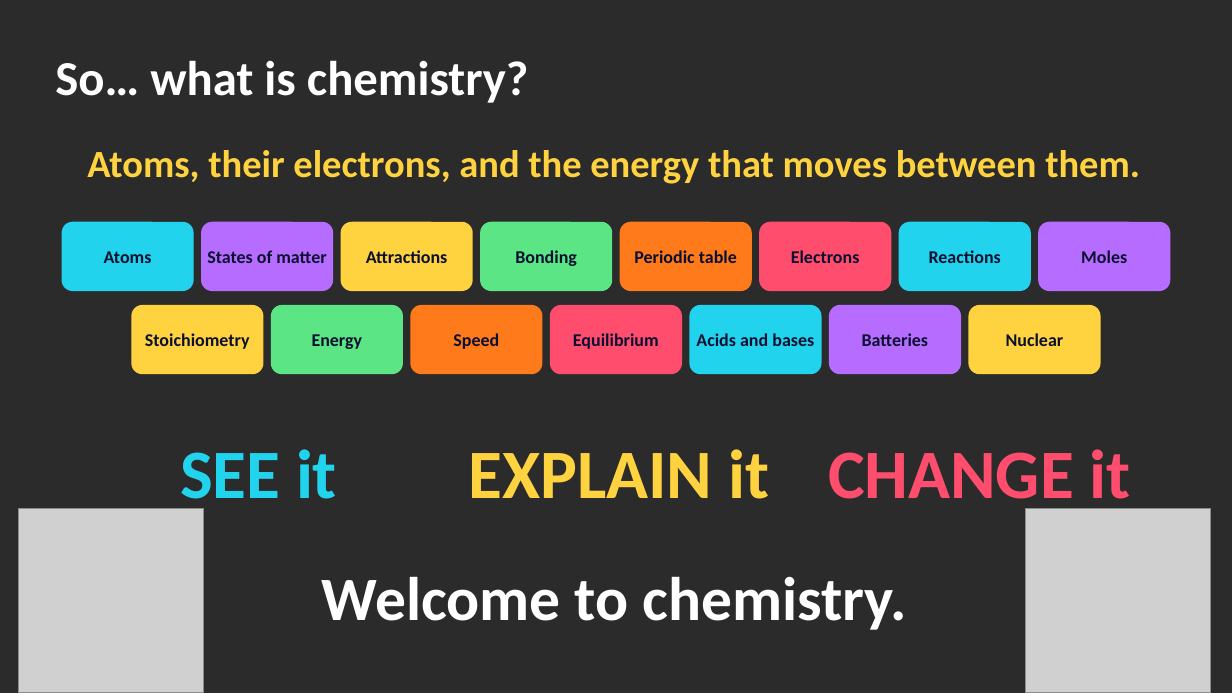
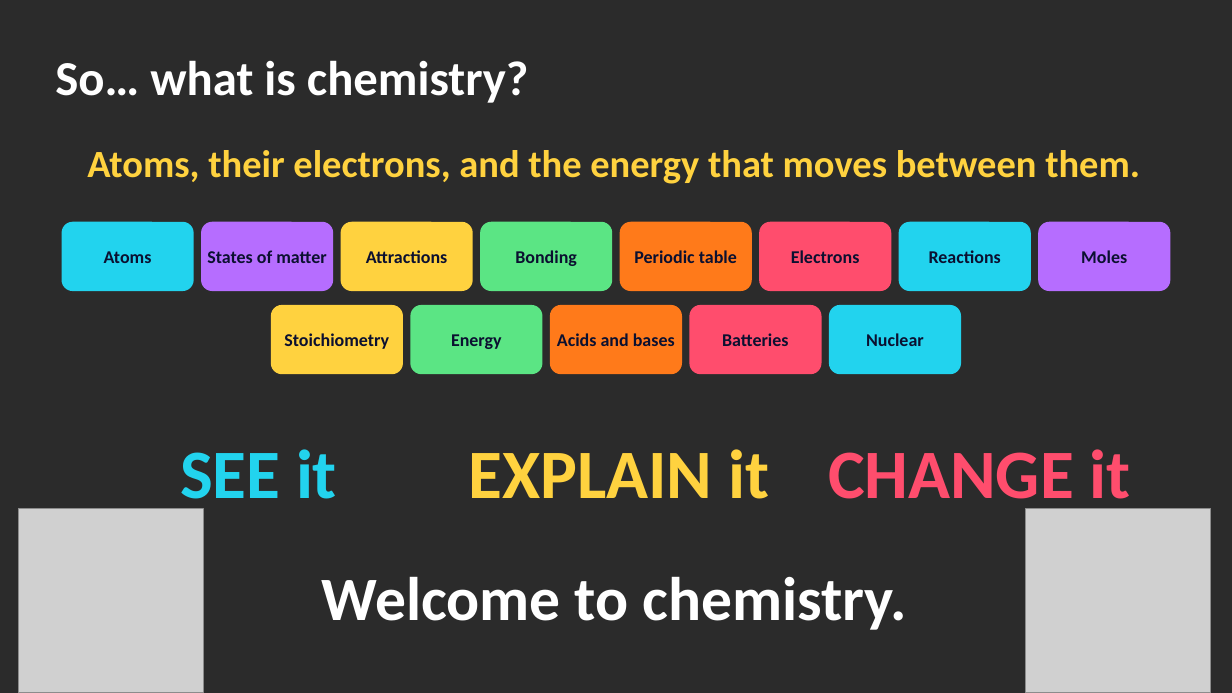
Before and after one commit to davidmoriarty-lab/School_Stuff, a slide deck: slide 29 of intro-chemistry-deck/Intro_to_Chemistry.pptx (slide 30 before the commit). Drawn at 1232x693 pixels with LibreOffice and Linux fonts; fonts in the diff are those of the drawing; grey boxes stand for pictures; background and template pictures are left out; a plain dark background stands for a picture behind light text. Boxes give left, top, right and bottom in pixels: in the first picture for what was removed or moved away, otherwise in the second. Text is boxed around its words. In the diff, an @@ line names an element or a change of style, - is before the commit and + after.

```diff
--- a/intro-chemistry-deck/Intro_to_Chemistry.pptx
+++ b/intro-chemistry-deck/Intro_to_Chemistry.pptx
@@ rounded rectangle "Stoichiometry": place and size @@
-rounded rectangle "Stoichiometry" at bbox=[131, 305, 263, 374]
+rounded rectangle "Stoichiometry" at bbox=[271, 305, 403, 374]
@@ rounded rectangle "Energy": place and size @@
-rounded rectangle "Energy" at bbox=[271, 305, 403, 374]
+rounded rectangle "Energy" at bbox=[410, 305, 543, 374]
@@ rounded rectangle removed at bbox=[410, 305, 543, 374] @@
-Speed
@@ 3 rounded rectangles: place and size @@
-3 rounded rectangles at bbox=[689, 305, 1101, 374]
+3 rounded rectangles at bbox=[550, 305, 961, 374]
@@ rounded rectangle "Acids and bases" at bbox=[550, 305, 682, 374]: fill #22D3EE to #FF7A1A @@
@@ rounded rectangle removed at bbox=[550, 305, 682, 374] @@
-Equilibrium
@@ rounded rectangle "Batteries" at bbox=[689, 305, 822, 374]: fill #B66DFF to #FF4D6D @@
@@ rounded rectangle "Nuclear" at bbox=[829, 305, 961, 374]: fill #FFD23F to #22D3EE @@
```
Also in this commit, not shown: 1 slide removed, 6 other files.
